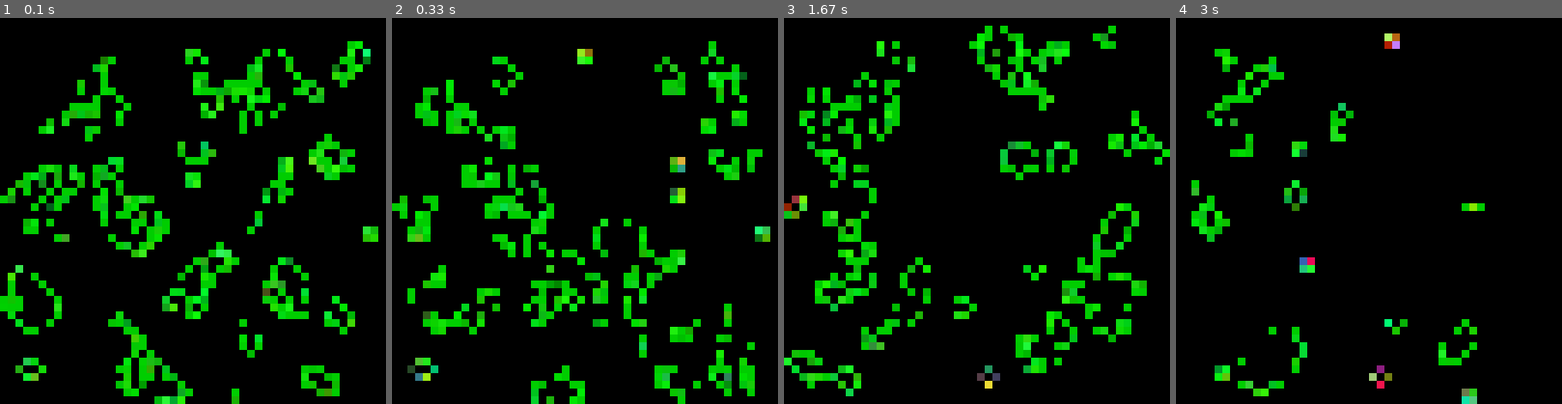
Above: before the commit, frames 1-4 (left to right).
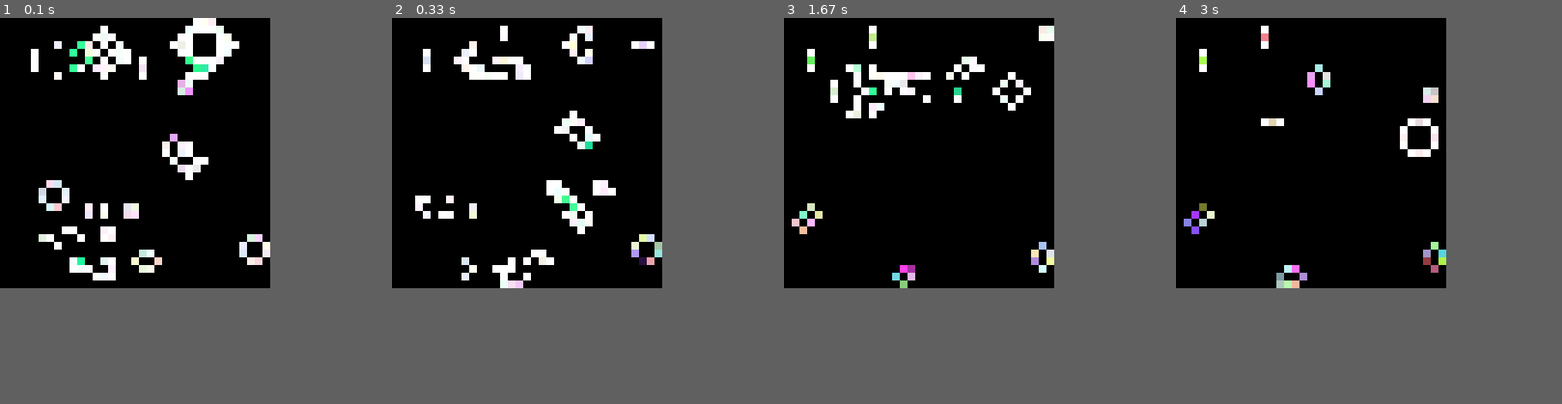
Above: after the commit, the same moments.

Repository: Ajpkim/conways_game_of_life
Game: pygame game, started from worksheet.py
The game is run twice, just before and just after one commit, with the same random seed, the same clock (stepped at 60 frames per second) and the same inputs.
Inputs:
- Up to frame 1 (0.1 s): no input
- Up to frame 2 (0.33 s): no input
- Up to frame 3 (1.67 s): no input
- Up to frame 4 (3 s): tap Enter at 2.33, 2.67 s
The window is 500x500 before the commit and 350x350 after it. Grey fills any space a smaller window leaves; there, only what the larger window draws over its background counts as a difference.

The runs differ from the first frame. In frame 1, 19% of the frame differs, in the area x 0-98%, y 0-100%; in frame 2, 17%; in frame 3, 15%; in frame 4, 6.4%.

Commit message:
added randomization and cluster effects

Diff:
--- a/cell.py
+++ b/cell.py
@@ -3,9 +3,10 @@
 
 class Cell():
 
-    def __init__(self, initial_rate, initial_color=((0, 205, 0)), dead_color=((0, 0, 0))):
+    def __init__(self, initial_rate, random_rate, initial_color=((255, 255, 255)), dead_color=((0, 0, 0))):
         self.state = True if random.random() < initial_rate else False
         self.initial_rate = initial_rate
+        self.random_rate = random_rate
         self.initial_color = initial_color
         self.dead_color = dead_color
         self.color = initial_color if self.get_state() else dead_color
@@ -43,9 +44,9 @@
 
     def update_color(self):
         if self.get_state():  # defensive, should only be called by alive cells
-            r_change = random.randint(-30, 30)
-            g_change = random.randint(-30, 30)
-            b_change = random.randint(-30, 30)
+            r_change = random.randint(-20, 20)
+            g_change = random.randint(-20, 20)
+            b_change = random.randint(-20, 20)
 
             color = self.get_color()
 
@@ -58,9 +59,15 @@
 
             self.set_color((r, g, b))
 
-    def cluster_effect(self, n):
-        if self.cluster > n:
-            self.set_color((0, 255, 255))
+    def cluster_effect(self):
+        if self.get_state():
+            self.set_color((51, 255, 153))  # soft green
+            # self.set_color((255, 153, 255))  # pink
+            # self.set_color((51, 153, 255))  # light royal blue
+            # self.set_color((0, 255, 0))  # GREEN
+            # self.set_color((255, 255, 255))
+            # self.set_color((0, 255, 128))
+            # self.set_color((153, 255, 128))
 
     def __str__(self):
         if self.get_state():
--- a/main.py
+++ b/main.py
@@ -3,22 +3,26 @@
 from world import World
 from cell import Cell
 from pygame_world import animate_world
-# Ideas
-# - button for adding resetting the inititial conditions
-# - random
-# - turn cells alive with click
-# - create deadspots
-# - create always on spots
-# - cluster effects
-# - PAUSE on spacebar option
-# - tracker indicating current time step
-# - make rules dynamic... i.e. if global population reaches certain threshold then spike the system to 90%...
+
+Ideas
+- button for adding resetting the inititial conditions
+- random
+- turn cells alive with click
+- create deadspots
+- create always on spots
+- cluster effects
+- PAUSE on spacebar option
+- tracker indicating current time step
+- make rules dynamic... i.e. if global population reaches certain threshold then spike the system to 90 % ...
+- build way to track initial states
+- create fading trails
 
 TODO
+# - add randomizer (looks best with color set to background)
+# - add cluster effects
 - make sizing features module
 - change shape to circles
-- add randomizer
 - add click function
-- add cluster effects
 - add clock
 - add pause
+- have a drawable blank canvas
--- a/pygame_world.py
+++ b/pygame_world.py
@@ -3,26 +3,25 @@
 from world import World
 
 
-def run_game(rows, cols, initial_rate=0.3, cluster_area=5):
+def run_game(rows, cols, initial_rate=0.15, initial_color=((255, 255, 255)), dead_color=(0, 0, 0),
+             random_rate=.00015, cluster_effects=True, cluster_area=7):
     # create world to animate
-    world = World(rows, cols, initial_rate, cluster_area)
-
+    world = World(rows, cols, initial_rate,  initial_color, dead_color,
+                  random_rate, cluster_effects, cluster_area)
     pygame.init()
     board = pygame.display.set_mode((rows*10, cols*10))
     pygame.display.set_caption("Conway's Game of Life")
-    board.fill((50, 50, 50))
+    board.fill((0, 0, 0))
 
+    pause = False
     run = True
-
     while run:
 
         for event in pygame.event.get():
             if event.type == pygame.QUIT:
                 run = False
-
-        keys = pygame.key.get_pressed()
-        if keys[pygame.K_SPACE]:
-            run = False
+            if pygame.key.get_pressed()[pygame.K_SPACE]:
+                run = False
 
         animate_world(world, board)
         world.update_world()
--- a/worksheet.py
+++ b/worksheet.py
@@ -2,16 +2,23 @@
 from world import *
 from pygame_world import *
 
-rows = 50
-cols = 50
-initial_rate = .2
-cluster_area = 5
+rows = 35
+cols = 35
+initial_rate = .15
+initial_color = (255, 255, 255)
+dead_color = (0, 0, 0)
+random_rate = .00015
+cluster_effects = True
+cluster_area = 7
 # w = World(rows, cols, initial_rate, cluster_area)
 #
 # board = Board(rows, cols)
 # print(board.rows)
 
-run_game(rows, cols, initial_rate, cluster_area)
+# run_game(rows, cols, initial_rate, initial_color, dead_color, random_rate,
+#          cluster_effects, cluster_area)
+run_game(rows, cols)
+
 
 # print(w)
 #
--- a/world.py
+++ b/world.py
@@ -1,21 +1,25 @@
+import random
 import numpy as np
 from cell import Cell
 
 
 class World():
 
-    def __init__(self, rows, cols, initial_rate=0.3, cluster_area=5):
+    def __init__(self, rows, cols, initial_rate, initial_color, dead_color,
+                 random_rate, cluster_effects, cluster_area):
         # self.cell_grid = [[0 for i in range(rows)] for j in range(cols)]
-        self.cell_grid = [[Cell(initial_rate) for c in range(cols)] for r in range(rows)]
+        self.cell_grid = [[Cell(initial_rate, random_rate, initial_color, dead_color)
+                           for c in range(cols)] for r in range(rows)]
         self.world_state = [[1 if self.cell_grid[r][c].get_state() else 0 for c in range(cols)]
                             for r in range(rows)]
+        self.cluster_effects = cluster_effects
         self.rows = rows
         self.cols = cols
         self.cluster_area = cluster_area if cluster_area % 2 == 1 else cluster_area + 1
 
         # make initalizing call to count_neighbors and count_cluster to intitalize cell properties
         self.count_neighbors()
-        self.count_cluster(cluster_area)
+        self.count_cluster()
 
     def get_world_state(self):
         return self.world_state
@@ -40,9 +44,18 @@
                     if cell.get_neighbors() == 3:
                         cell.make_alive()
 
-        # update cell properties after updating cell states
+                if random.random() < cell.random_rate:
+                    cell.make_alive()
+                    cell.set_color((0, 0, 0))
+                    # cell.set_color((random.randint(0, 255),
+                    # random.randint(0, 255), random.randint(0, 255)))
+
+                if self.cluster_effects:
+                    self.cluster_effect(cell)
+
+                    # update cell properties after updating cell states
         self.count_neighbors()
-        self.count_cluster(self.cluster_area)
+        self.count_cluster()
         self.set_world_state()
 
         # # optional logic for cluster effects
@@ -70,7 +83,7 @@
                                 n += 1
                 cell.set_neighbors(n)
 
-    def count_cluster(self, area):
+    def count_cluster(self):
         for row in range(self.rows):
             for col in range(self.cols):
                 cell = self.cell_grid[row][col]
@@ -89,6 +102,11 @@
                                 n += 1
                 cell.set_cluster(n)
 
+    def cluster_effect(self, cell):
+        cluster_threshold = (self.cluster_area**2) // 3
+        if cell.get_cluster() >= cluster_threshold:
+            cell.cluster_effect()
+
     def __str__(self):
         s = ""
         for row in self.cell_grid:
